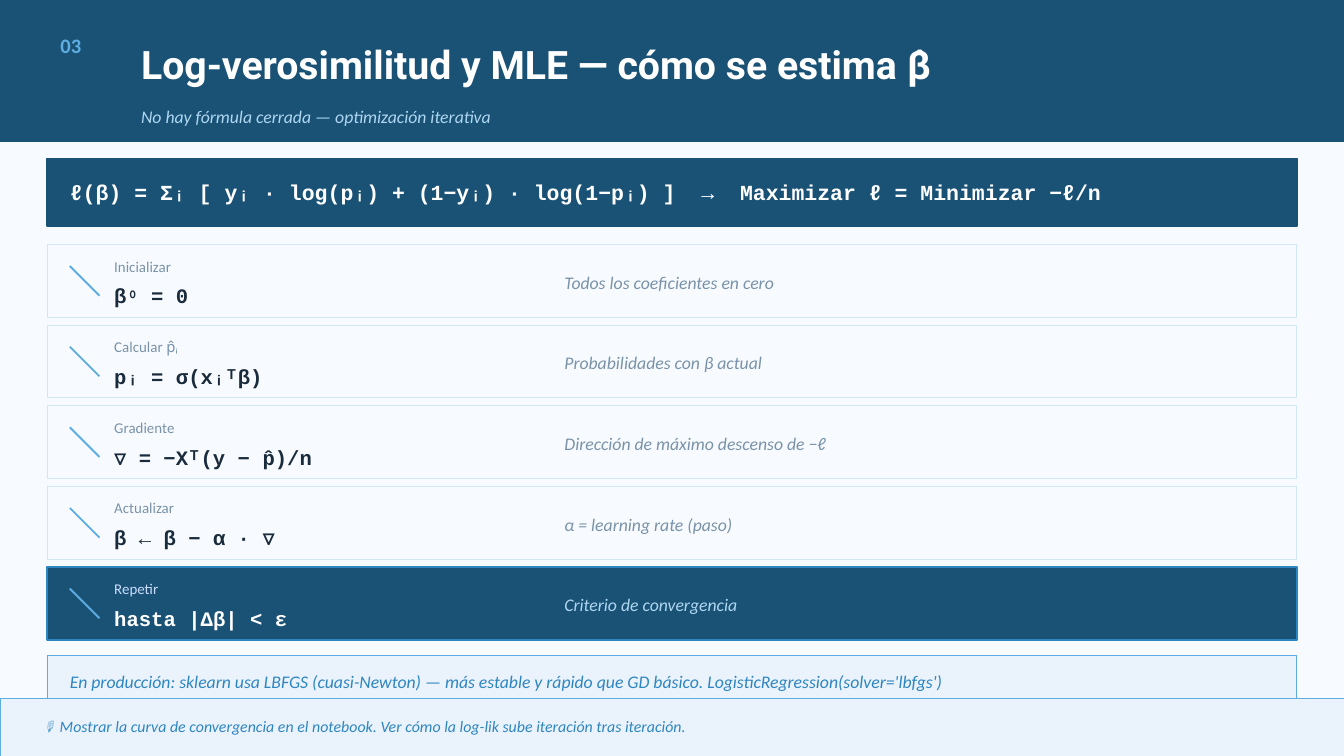
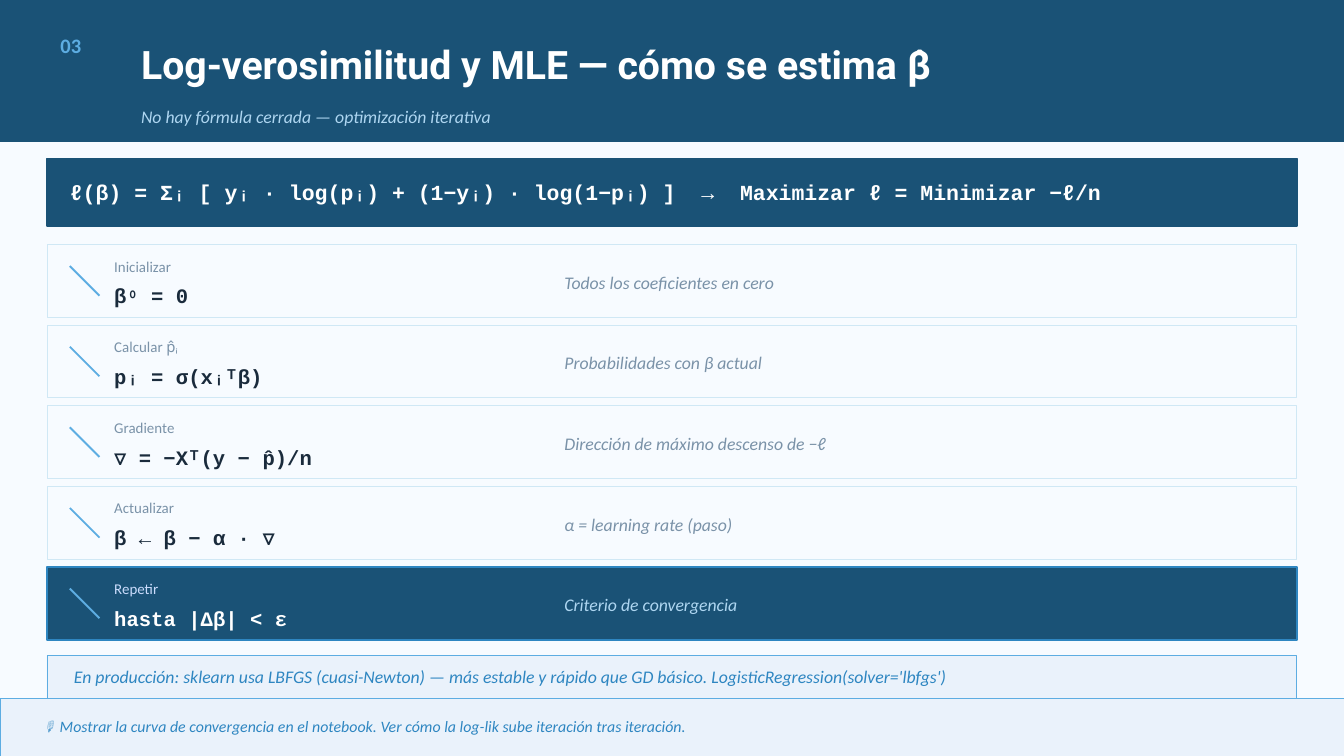
Before and after one commit to josefrodrim/modelos_estadisticos, a slide deck: slide 5 of Clase_5/PPTs/Clase05_RegresionLogistica.pptx. Drawn at 1344x756 pixels with LibreOffice and Linux fonts; fonts in the diff are those of the drawing. Boxes give left, top, right and bottom in pixels: in the first picture for what was removed or moved away, otherwise in the second. Text is boxed around its words. In the diff, an @@ line names an element or a change of style, - is before the commit and + after.

```diff
--- a/Clase_5/PPTs/Clase05_RegresionLogistica.pptx
+++ b/Clase_5/PPTs/Clase05_RegresionLogistica.pptx
@@ text "En producción: sklearn usa LBFGS ..." moved from (x1=70, y1=675, x2=942, y2=691) to (x1=74, y1=670, x2=946, y2=686) @@
```
Also in this commit, not shown: 3 other slides changed, 6 other files.
